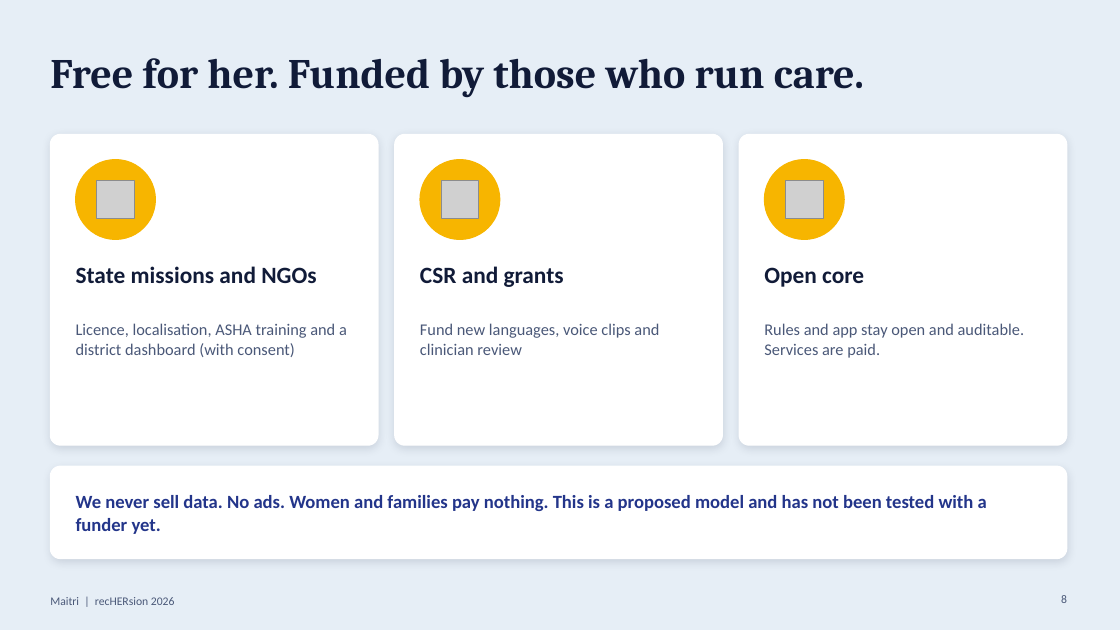
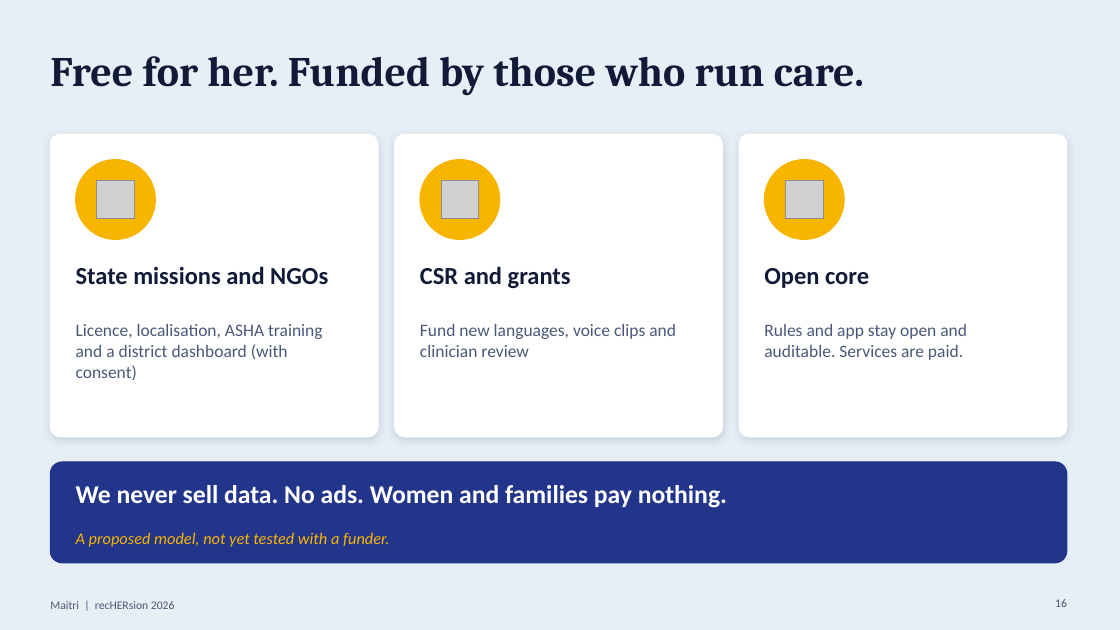
Before and after one commit to aafreenzy/maitri, a slide deck: slide 16 of docs/Maitri-recHERsion-2026-final.pptx (slide 8 before the commit). Drawn at 1120x630 pixels with LibreOffice and Linux fonts; fonts in the diff are those of the drawing; grey boxes stand for pictures. Boxes give left, top, right and bottom in pixels: in the first picture for what was removed or moved away, otherwise in the second. Text is boxed around its words. In the diff, an @@ line names an element or a change of style, - is before the commit and + after.

```diff
--- a/docs/Maitri-recHERsion-2026-final.pptx
+++ b/docs/Maitri-recHERsion-2026-final.pptx
@@ rounded rectangle: place and size @@
-rounded rectangle at [50,134,378,445]
+rounded rectangle at [50,134,378,437]
@@ rounded rectangle: place and size @@
-rounded rectangle at [395,134,723,445]
+rounded rectangle at [395,134,723,437]
@@ shadow changed; proportions changed in 3 elements at [50,134,378,437], [395,134,723,437], [739,134,1067,437] @@
@@ rounded rectangle: place and size @@
-rounded rectangle at [739,134,1067,445]
+rounded rectangle at [739,134,1067,437]
@@ size 20 to 21 pt in 3 elements at [76,266,328,284], [420,266,571,288], [764,268,869,288] @@
@@ size 14 to 15 pt in 3 elements at [76,324,323,380], [420,324,676,357], [764,324,967,360] @@
@@ rounded rectangle: place and size @@
-rounded rectangle at [50,466,1067,559]
+rounded rectangle at [50,462,1067,563]
@@ rounded rectangle at [50,462,1067,563]: fill #FFFFFF to #23358A; outline #FFFFFF 1 pt to #23358A 1 pt; shadow off; proportions changed @@
@@ text at [76,485,727,508]: text changed; size 16 to 22 pt; text colour #23358A to #FFFFFF @@
-We never sell data. No ads. Women and families pay nothing. This is a proposed model and has not been tested with a funder yet.
+We never sell data. No ads. Women and families pay nothing.
@@ text added at [76,532,389,547], 14 pt, text #F7B500, italic @@
+A proposed model, not yet tested with a funder.
@@ text "Maitri | recHERsion 2026": place and size @@
-text "Maitri | recHERsion 2026" at [50,597,175,605]
+text "Maitri | recHERsion 2026" at [50,601,175,609]
@@ page number at [1055,599,1067,607]: text changed @@
-8
+16
```
Also in this commit, not shown: 5 other slides changed, 13 slides added, 4 slides removed, 3 other files.
